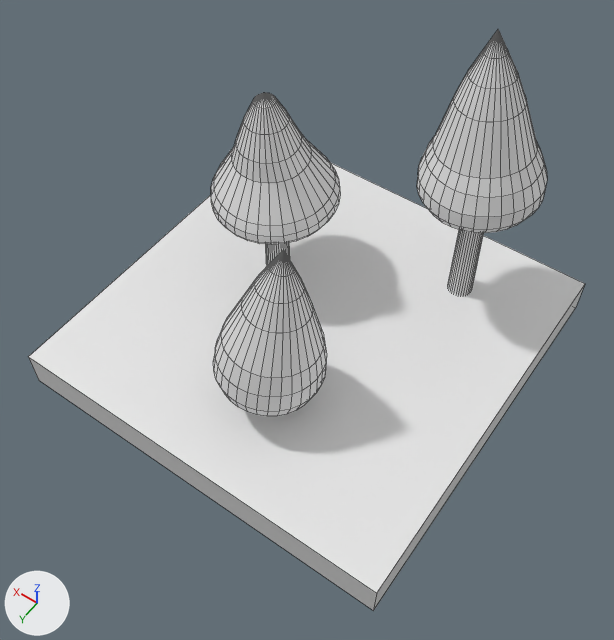
Before and after pictures for a commit that changed the FBX model Assets/Models/WoodTile.fbx.
Before and after are seen from a 50 mm lens placed at (-7.48, 10.86, 17.32), pointed at (-0.73, 1.41, 2.47). Arrows for +X, +Y and +Z are at lower left; the lights stay in place. Mesh edges are drawn as thin lines. Where no turn or scale is listed for an object, it has been applied to the vertices.

In view in the first picture: 'Cylinder', 'Woods'.
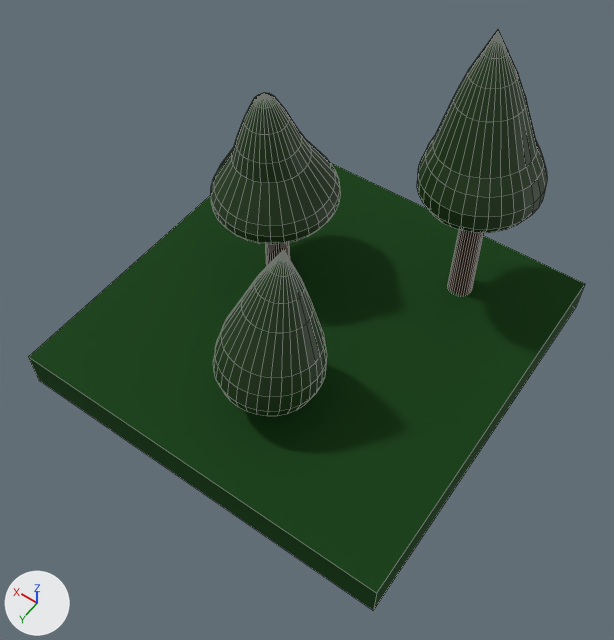
Pixel boxes [x1, y1, x2, y2] of what changed, in the pictures (614 x 640 px):
'Woods', recoloured (white to green): [29, 163, 585, 611] in both
part 1 of me_cylinder, recoloured: [448, 230, 484, 295] in both
part 2 of me_cylinder, recoloured: [266, 243, 290, 265] in both
part 3 of me_cylinder, recoloured (white to green): [211, 93, 340, 416] in both
part 4 of me_cylinder, recoloured (white to green): [417, 30, 547, 233] in both

What changed in the scene script:
```text
Add mat_grass:
    mat_grass = principled_material('Grass')
    mat_grass.base_color = (0.0079, 0.07, 0.00717)  # dark green #164b14
    mat_grass.metallic = 0.621
    mat_grass.roughness = 0.823
Add mat_wood:
    mat_wood = principled_material('Wood')
    mat_wood.base_color = (0.0445, 0.0182, 0.0052)  # brown #3c2510
    mat_wood.metallic = 0.241
    mat_wood.roughness = 0.919
Add mat_leafs:
    mat_leafs = principled_material('Leafs')
    mat_leafs.base_color = (0.00892, 0.0397, 0.00297)  # dark green #18380a
Change me_cylinder:
    where me_cylinder.from_pydata(...)  # 1027 vertices, 1027 faces; spans x -1.37..5.89, y -1.46..6.74, z -1.0..6.57
    used by ob_cylinder; location = (-2.4, -3.06, 1.33)
    me_cylinder part 1: all 33 faces centred in x -0.28..0.32, y -0.32..0.28, z -1.0..0.67 switch from no material to mat_wood (brown #3b2510)
    me_cylinder part 2: all 33 faces centred in x 4.04..4.63, y 1.76..2.35, z -1.0..0.25 switch from no material to mat_wood (brown #3b2510)
    me_cylinder part 3: 608 of the faces centred in x 0.74..5.87, y 0.53..6.69, z -0.2..4.63 switch from no material to mat_leafs (dark green #18380a)
    me_cylinder part 4: 320 of the faces centred in x -1.34..1.48, y -1.44..1.38, z 2.26..6.25 switch from no material to mat_leafs (dark green #18380a)
Change me_cube:
    where me_cube.from_pydata(...)  # 8 vertices, 6 faces; spans x -5.0..5.0, y -5.0..5.0, z -0.5..0.5
    remove me_cube.materials.append(mat_material)  # white #e7e7e7
    add me_cube.materials.append(mat_grass)  # dark green #164b14
```
